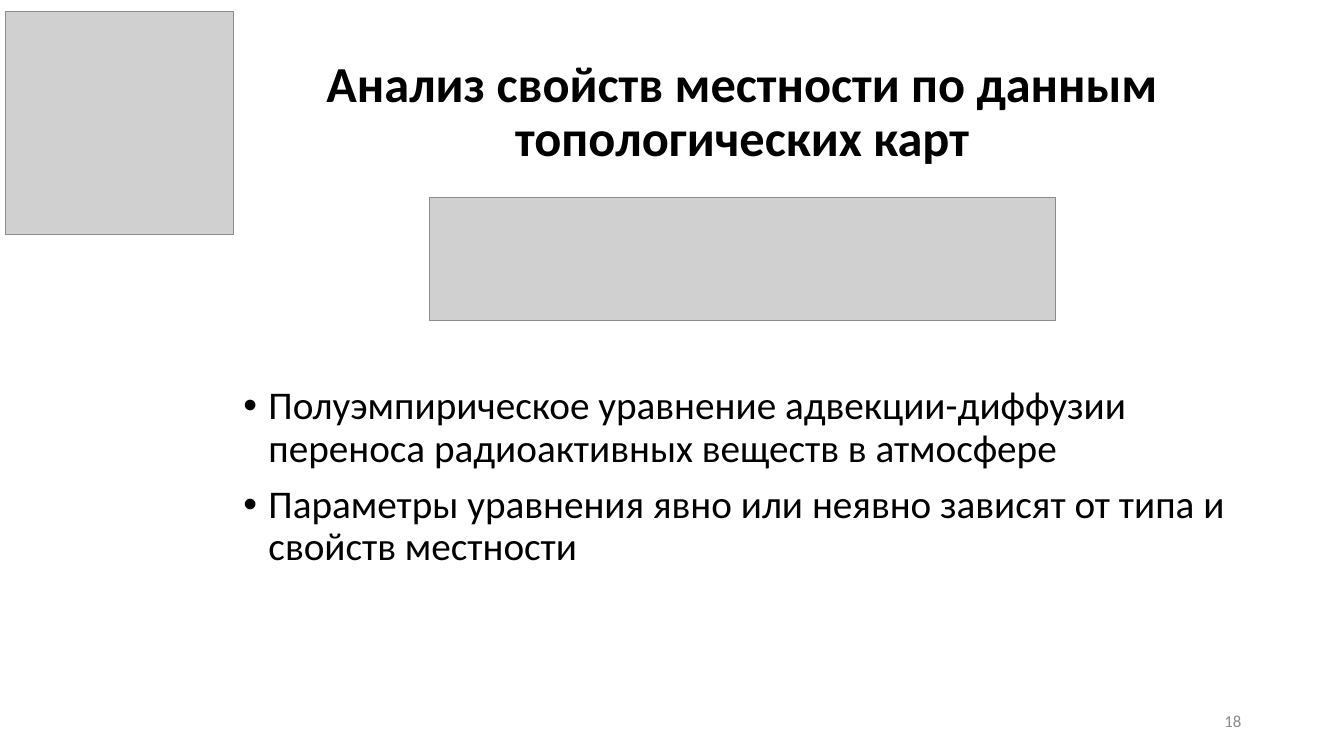
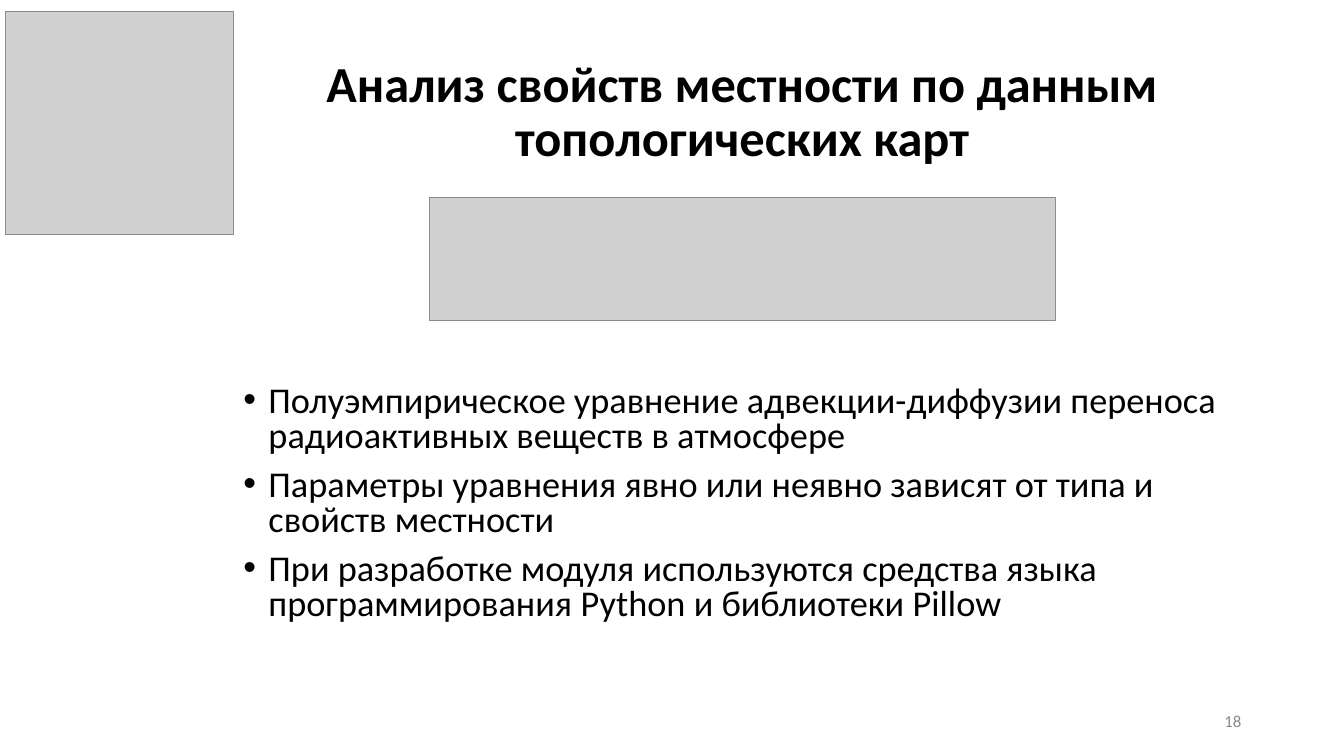
Before and after one commit to GolovPavel/diploma_golov, a slide deck: slide 18 of practice/presentation/practice.pptx. Drawn at 1344x756 pixels with LibreOffice and Linux fonts; fonts in the diff are those of the drawing; grey boxes stand for pictures. Boxes give left, top, right and bottom in pixels: in the first picture for what was removed or moved away, otherwise in the second. Text is boxed around its words. In the diff, an @@ line names an element or a change of style, - is before the commit and + after.

```diff
--- a/practice/presentation/practice.pptx
+++ b/practice/presentation/practice.pptx
@@ text at (268, 388, 1215, 533): size 28 to 25.9 pt in "Полуэмпирическое уравнение адвекции-диффузии переноса радиоа ...", "Параметры уравнения явно или неявно зависят от ..."; line spacing 0.9 to 0.8 @@
@@ text at (268, 556, 1096, 622): paragraph added @@
+• При разработке модуля используются средства языка программирования Python и библиотеки Pillow
```
Also in this commit, not shown: 1 other slide changed, 2 slides added.
